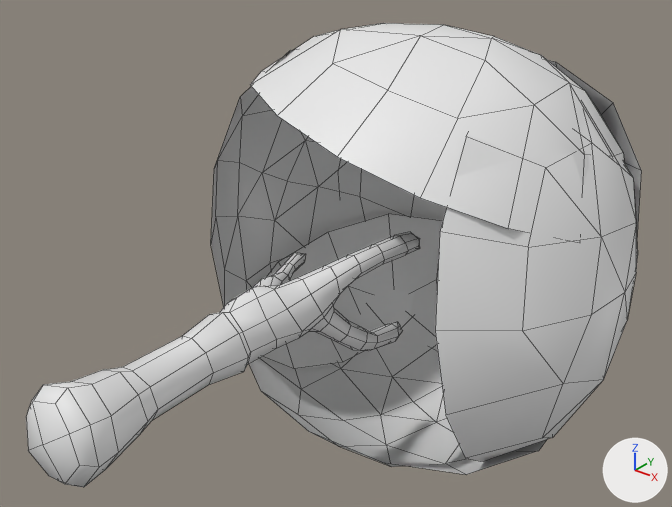
The FBX model Assets/preFAP/Crops/tree01.fbx: old version first, new version second.
Camera for both pictures: a camera (50 mm lens) standing at (3.36, -1.98, 2.8) and looking at (-0.16, 2.42, 0.07). The lights are fixed; the arrows at lower right show +X, +Y and +Z. Mesh edges are drawn as thin lines. Materials are left out; every surface is plain grey.

In view in the first picture: 'tree01'.
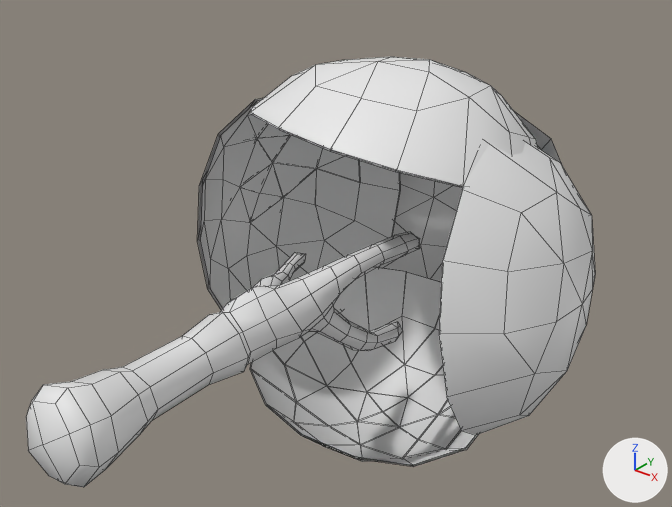
What differs and where, as boxes [x1, y1, x2, y2] in the pictures (672 x 507 px; the box of a moved part takes in the faces that stretch with it):
'tree01', reshaped (7% narrower, 7% shorter)
    before: [26, 23, 641, 487]
    after: [26, 57, 595, 487]
part 1 of me_cube_012, added
    after: [251, 268, 476, 465]
part 2 of me_cube_012, added
    after: [251, 114, 463, 188]
part 3 of me_cube_012, added
    after: [200, 101, 400, 313]
part 4 of me_cube_012, moved or reshaped
    before: [211, 23, 641, 474]
    after: [197, 57, 595, 467]

The change, as a diff of the scene's bpy script:
```diff
--- a/Assets/preFAP/Crops/tree01.fbx.py
+++ b/Assets/preFAP/Crops/tree01.fbx.py
@@ me_cube_012 @@
 # used by ob_tree01; location = (0.0, 0.0, 0.0)
-me_cube_012.from_pydata(...)  # 483 vertices, 496 faces; spans x -1.68..1.58, y -0.02..4.75, z -1.82..1.49
+me_cube_012.from_pydata(...)  # 708 vertices, 736 faces; spans x -1.49..1.5, y -0.02..4.13, z -1.57..1.4
+# me_cube_012 part 1: the loose piece of 45 vertices spanning x -1.5..1.36, y 2.04..4.47, z -1.82..-0.42 is copied, and the copy is scaled about its middle by 0.713, then moved by (0.03, -0.47, 0.06); it spans x -1.06..0.98, y 1.92..3.65, z -1.56..-0.56
+# me_cube_012 part 2: the loose piece of 45 vertices spanning x -1.19..1.42, y 2.03..4.48, z 0.2..1.49 is copied, and the copy is multiplied about its middle by the matrix ((0.698, -0.091, -0.088), (0.096, 0.701, 0.037), (0.082, -0.049, 0.702)), then moved by (-0.01, -0.54, 0.06); it spans x -0.81..1.06, y 1.87..3.57, z 0.44..1.39
+# me_cube_012 part 3: a new loose piece of 45 vertices spanning x -1.47..-0.53, y 1.98..3.72, z -1.03..0.98
+# me_cube_012 part 4
+# 225 vertices move from x -1.68..1.58, y 1.95..4.75, z -1.82..1.49 to x -1.49..1.5, y 1.82..4.13, z -1.57..1.4
```
